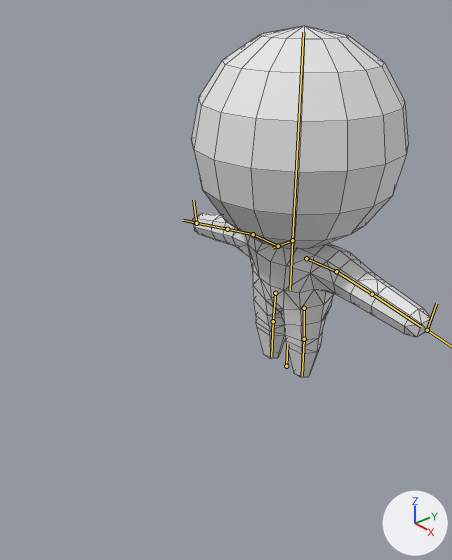
What one commit did to the Blender file LD 43 Project/Assets/Models/Character Parts/body.blend.
The view is the same before and after, from a 50 mm lens placed at (1.456, -1.511, 1.418), pointed at (0.029, -0.336, 0.501). Arrows for +X, +Y and +Z are at lower right; the lights stay in place. The bones that bend it are drawn over the model as lines. Mesh edges are drawn as thin lines.

In view in the first picture: 'Circle', 'Reference Head'.
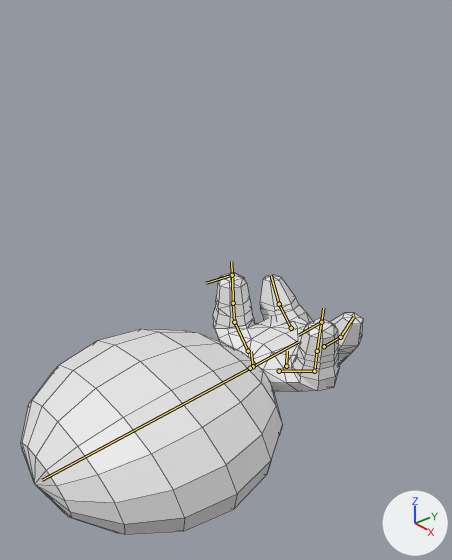
The newer file adds an action. The first version stands in its rest pose; the second is drawn at frame 86 of the action 'Die'.

What differs and where, as boxes (x1, y1, x2, y2) in the pictures (452 x 560 px):
'Reference Head', posed (21% wider, 8% shorter): before (191, 26, 408, 249); after (21, 329, 283, 534)
'Circle', posed (37% narrower, 27% shorter): before (193, 213, 431, 378); after (213, 272, 363, 392)
bone 'Root', root to tip: before (286, 366) to (287, 344); after (286, 366) to (287, 351)
bone 'Body', root to tip: before (292, 240) to (272, 248); after (253, 366) to (251, 351)
bone 'Shoulder_R', root to tip: before (278, 246) to (253, 234); after (279, 371) to (314, 371)
bone 'Arm_R', root to tip: before (253, 234) to (227, 229); after (314, 371) to (317, 351)
bone 'Thigh_R', root to tip: before (275, 293) to (273, 321); after (324, 346) to (340, 337)
bone 'Leg_R', root to tip: before (273, 321) to (271, 357); after (340, 337) to (354, 316)
bone 'Shoulder_L', root to tip: before (306, 258) to (336, 271); after (248, 351) to (234, 322)
bone 'Arm_L', root to tip: before (336, 271) to (372, 294); after (234, 322) to (233, 303)
bone 'Thigh_L', root to tip: before (304, 308) to (304, 339); after (291, 328) to (279, 304)
bone 'Leg_L', root to tip: before (304, 339) to (302, 376); after (279, 304) to (271, 275)
bone 'Head', root to tip: before (292, 240) to (303, 32); after (250, 368) to (42, 480)

The edits, one by one:
Bone 'Root' (bone_root) turns from (0, 0, 0) to (0, 90, 0) degrees about its own x, y and z.
Bone 'Root' (bone_root) is rescaled from (1.0, 1.0, 1.0) to (1.2, 0.7, 1.2).
Bone 'Body' (bone_body) moves from (0.0, 0.0, 0.0) to (0.15, 0.0, -0.43).
Bone 'Body' (bone_body) turns from (0, 0, 0) to (95, 0, 90) degrees about its own x, y and z.
Bone 'Shoulder_R' (bone_shoulder_r) turns from (0, 0, 0) to (-18, 0, 33) degrees about its own x, y and z.
Bone 'Arm_R' (bone_arm_r) turns from (0, 0, 0) to (11, -18, 53) degrees about its own x, y and z.
Bone 'Arm_R' (bone_arm_r) is rescaled from (1.0, 1.0, 1.0) to (1.0, 0.8, 1.0).
Bone 'Thigh_R' (bone_thigh_r) turns from (0, 0, 0) to (-84, 29, -2) degrees about its own x, y and z.
Bone 'Leg_R' (bone_leg_r) turns from (0, 0, 0) to (0, 0, -10) degrees about its own x, y and z.
Bone 'Shoulder_L' (bone_shoulder_l) turns from (0, 0, 0) to (-18, 0, -33) degrees about its own x, y and z.
Bone 'Arm_L' (bone_arm_l) turns from (0, 0, 0) to (11, 18, -53) degrees about its own x, y and z.
Bone 'Arm_L' (bone_arm_l) is rescaled from (1.0, 1.0, 1.0) to (1.0, 0.8, 1.0).
Bone 'Thigh_L' (bone_thigh_l) turns from (0, 0, 0) to (-84, -29, 2) degrees about its own x, y and z.
Bone 'Leg_L' (bone_leg_l) turns from (0, 0, 0) to (0, 0, 10) degrees about its own x, y and z.
Bone 'Head' (bone_head) moves from (0.0, 0.0, 0.0) to (0.0, 0.012, 0.0).
